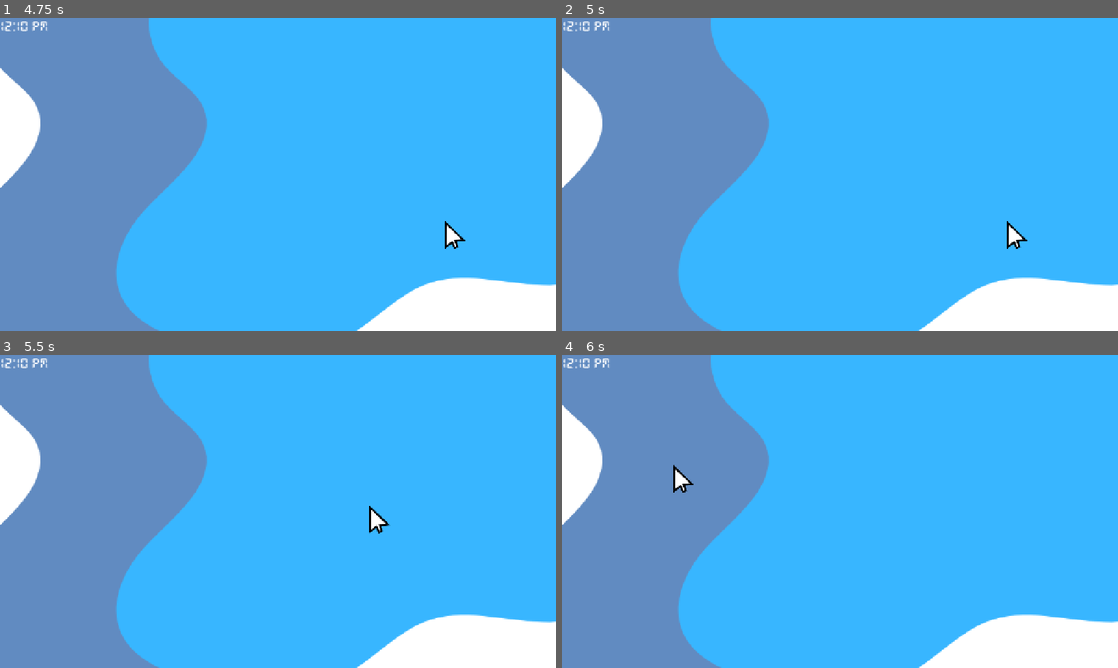
Above: before the commit, frames 1-4 (two rows, left to right).
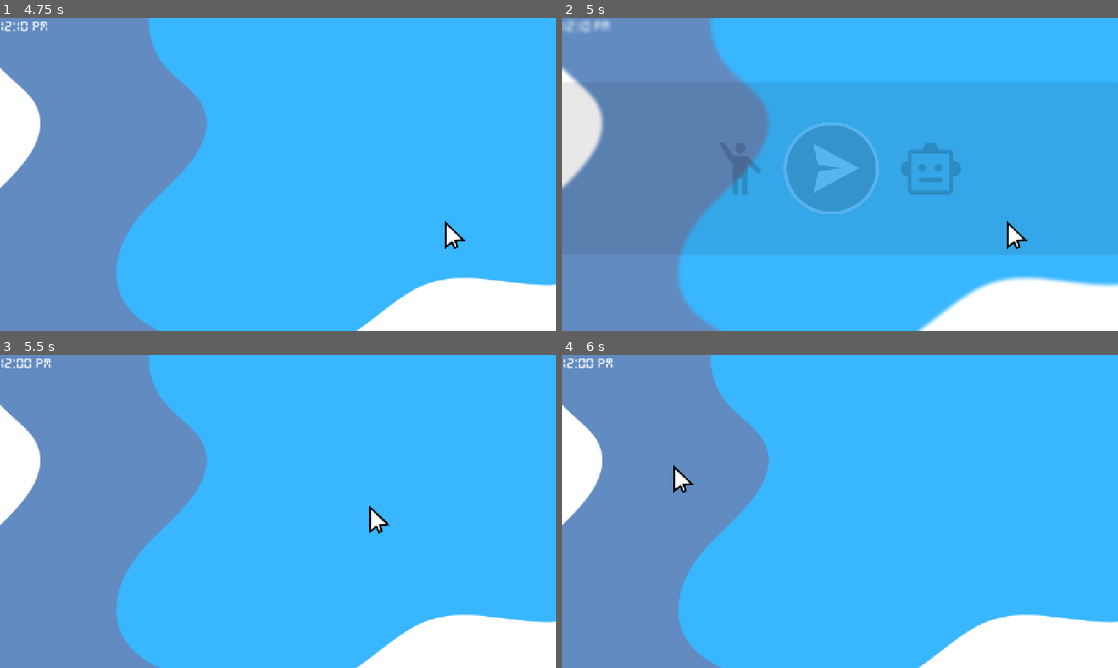
Above: after the commit, the same moments.

Repository: pperezsilva/FairPlayGenAi
Game: Godot game, scene res://escenas/menu.tscn
Two runs of this game, one before a commit and one after it. Both use one fixed random seed, a clock stepped at 60 frames per second and the inputs below. Sound files missing from this copy of the repository are replaced by a short silence.
Inputs (mouse positions are in pixels of both pictures, inside the frame that each line leads up to):
- Up to frame 1 (4.75 s): click "Jugar" at 0.5 s; tap Enter at 1.25, 2.75, 4.25 s; move the mouse to (400, 158) at 1.27 s; tap Space at 2, 3.5 s; move the mouse to (166, 190) at 2.02 s; move the mouse to (333, 105) at 2.77 s; move the mouse to (250, 237) at 3.52 s; move the mouse to (444, 221) at 4.27 s
- Up to frame 2 (5 s): tap Escape (esc, bound only after the commit) at 4.9 s
- Up to frame 3 (5.5 s): click (366, 505) at 5.02 s
- Up to frame 4 (6 s): tap Space at 5.75 s; move the mouse to (673, 464) at 5.77 s

Frame 1 is identical in both runs. In frame 2, 6.6% of the frame differs, in the area x 0-100%, y 0-100%; in frame 3, 0.1%; in frame 4, 0.1%.

Commit message:
Implementacion de Pausa en el Nivel

Diff:
--- a/escenas/cursor.tscn
+++ b/escenas/cursor.tscn
@@ -3,9 +3,12 @@
 [ext_resource type="Script" uid="uid://dbol8aqvc68ji" path="res://scripts/cursor.gd" id="1_awlmt"]
 
 [node name="Cursor" type="CanvasLayer"]
+process_mode = 3
+layer = 100
 script = ExtResource("1_awlmt")
 
 [node name="TextureRectMouse" type="TextureRect" parent="."]
+z_index = 100
 anchors_preset = 8
 anchor_left = 0.5
 anchor_top = 0.5
--- a/escenas/menu.tscn
+++ b/escenas/menu.tscn
@@ -45,6 +45,7 @@
 [sub_resource type="StyleBoxEmpty" id="StyleBoxEmpty_6cq3m"]
 
 [node name="Menu" type="Control"]
+process_mode = 3
 layout_mode = 3
 anchors_preset = 15
 anchor_right = 1.0
--- /dev/null
+++ b/escenas/menu_pausa.tscn
@@ -0,0 +1,137 @@
+[gd_scene load_steps=13 format=3 uid="uid://pgis8iaqgulj"]
+
+[ext_resource type="Texture2D" uid="uid://cg3kk62araxxh" path="res://imagenes/human.png" id="1_b8d1t"]
+[ext_resource type="Script" uid="uid://72elibq1ggn1" path="res://scripts/menu_pausa.gd" id="1_pvenc"]
+[ext_resource type="Shader" uid="uid://df8lx5c0f8g3h" path="res://scripts/menu_pausa.gdshader" id="1_uabni"]
+[ext_resource type="Texture2D" uid="uid://ccf45yybp0sd3" path="res://imagenes/humanGray.png" id="2_d8q0v"]
+[ext_resource type="Texture2D" uid="uid://pakpxiktu5vg" path="res://imagenes/Enviar.png" id="2_tuklk"]
+[ext_resource type="Texture2D" uid="uid://ki4utfky1q23" path="res://imagenes/ia.png" id="3_o72er"]
+[ext_resource type="Texture2D" uid="uid://bsrpptu03w5dc" path="res://imagenes/EnviarGray.png" id="4_uabni"]
+[ext_resource type="Texture2D" uid="uid://w1kx7q0dqdrp" path="res://imagenes/iaGray.png" id="6_d8q0v"]
+
+[sub_resource type="ShaderMaterial" id="ShaderMaterial_pvenc"]
+shader = ExtResource("1_uabni")
+shader_parameter/lod = 0.0
+
+[sub_resource type="Animation" id="Animation_pvenc"]
+length = 0.3
+tracks/0/type = "value"
+tracks/0/imported = false
+tracks/0/enabled = true
+tracks/0/path = NodePath("ColorRect:material:shader_parameter/lod")
+tracks/0/interp = 1
+tracks/0/loop_wrap = true
+tracks/0/keys = {
+"times": PackedFloat32Array(0, 0.3),
+"transitions": PackedFloat32Array(1, 1),
+"update": 0,
+"values": [0.0, 0.800000038]
+}
+tracks/1/type = "value"
+tracks/1/imported = false
+tracks/1/enabled = true
+tracks/1/path = NodePath("PanelContainer:modulate")
+tracks/1/interp = 1
+tracks/1/loop_wrap = true
+tracks/1/keys = {
+"times": PackedFloat32Array(0, 0.3),
+"transitions": PackedFloat32Array(1, 1),
+"update": 0,
+"values": [Color(1, 1, 1, 0), Color(1, 1, 1, 1)]
+}
+
+[sub_resource type="Animation" id="Animation_uabni"]
+resource_name = "blur"
+length = 0.3
+tracks/0/type = "value"
+tracks/0/imported = false
+tracks/0/enabled = true
+tracks/0/path = NodePath("ColorRect:material:shader_parameter/lod")
+tracks/0/interp = 1
+tracks/0/loop_wrap = true
+tracks/0/keys = {
+"times": PackedFloat32Array(0, 0.3),
+"transitions": PackedFloat32Array(1, 1),
+"update": 0,
+"values": [1.0000000475, 0.800000038]
+}
+tracks/1/type = "value"
+tracks/1/imported = false
+tracks/1/enabled = true
+tracks/1/path = NodePath("PanelContainer:modulate")
+tracks/1/interp = 1
+tracks/1/loop_wrap = true
+tracks/1/keys = {
+"times": PackedFloat32Array(0, 0.3),
+"transitions": PackedFloat32Array(1, 1),
+"update": 0,
+"values": [Color(1, 1, 1, 0), Color(1, 1, 1, 1)]
+}
+
+[sub_resource type="AnimationLibrary" id="AnimationLibrary_x31go"]
+_data = {
+&"RESET": SubResource("Animation_pvenc"),
+&"blur": SubResource("Animation_uabni")
+}
+
+[node name="menuPausa" type="Control"]
+process_mode = 3
+layout_mode = 3
+anchors_preset = 15
+anchor_right = 1.0
+anchor_bottom = 1.0
+grow_horizontal = 2
+grow_vertical = 2
+script = ExtResource("1_pvenc")
+
+[node name="ColorRect" type="ColorRect" parent="."]
+material = SubResource("ShaderMaterial_pvenc")
+layout_mode = 1
+anchors_preset = 15
+anchor_right = 1.0
+anchor_bottom = 1.0
+grow_horizontal = 2
+grow_vertical = 2
+
+[node name="PanelContainer" type="PanelContainer" parent="."]
+modulate = Color(1, 1, 1, 0)
+layout_mode = 1
+anchors_preset = 15
+anchor_right = 1.0
+anchor_bottom = 1.0
+offset_top = 147.0
+offset_bottom = -175.0
+grow_horizontal = 2
+grow_vertical = 2
+
+[node name="HBoxContainer" type="HBoxContainer" parent="PanelContainer"]
+layout_mode = 2
+theme_override_constants/separation = 50
+alignment = 1
+
+[node name="TextureButtonExit" type="TextureButton" parent="PanelContainer/HBoxContainer"]
+layout_mode = 2
+texture_normal = ExtResource("1_b8d1t")
+texture_hover = ExtResource("2_d8q0v")
+stretch_mode = 5
+
+[node name="TextureButtonPlay" type="TextureButton" parent="PanelContainer/HBoxContainer"]
+layout_mode = 2
+texture_normal = ExtResource("2_tuklk")
+texture_hover = ExtResource("4_uabni")
+stretch_mode = 5
+
+[node name="TextureButtonRestart" type="TextureButton" parent="PanelContainer/HBoxContainer"]
+layout_mode = 2
+texture_normal = ExtResource("3_o72er")
+texture_hover = ExtResource("6_d8q0v")
+stretch_mode = 5
+
+[node name="AnimationPlayer" type="AnimationPlayer" parent="."]
+libraries = {
+&"": SubResource("AnimationLibrary_x31go")
+}
+
+[connection signal="pressed" from="PanelContainer/HBoxContainer/TextureButtonExit" to="." method="_on_texture_button_exit_pressed"]
+[connection signal="pressed" from="PanelContainer/HBoxContainer/TextureButtonPlay" to="." method="_on_texture_button_play_pressed"]
+[connection signal="pressed" from="PanelContainer/HBoxContainer/TextureButtonRestart" to="." method="_on_texture_button_restart_pressed"]
--- a/escenas/nivel.tscn
+++ b/escenas/nivel.tscn
@@ -1,10 +1,11 @@
-[gd_scene load_steps=6 format=3 uid="uid://pvm6hb4e1f6l"]
+[gd_scene load_steps=7 format=3 uid="uid://pvm6hb4e1f6l"]
 
 [ext_resource type="Script" uid="uid://c4nomi2i1qqi5" path="res://scripts/nivel.gd" id="1_rmw23"]
 [ext_resource type="Texture2D" uid="uid://beusa6lgul7dl" path="res://imagenes/bgNivel.png" id="2_ul41a"]
 [ext_resource type="PackedScene" uid="uid://derolybto7u3m" path="res://escenas/reloj.tscn" id="2_xkxn8"]
 [ext_resource type="AudioStream" uid="uid://v0qjhoak2wh2" path="res://sonidos/musica/studyTime.wav" id="3_xkxn8"]
 [ext_resource type="PackedScene" uid="uid://bf8s6rpn0p4ci" path="res://escenas/musicaNivel.tscn" id="5_wddsb"]
+[ext_resource type="PackedScene" uid="uid://pgis8iaqgulj" path="res://escenas/menu_pausa.tscn" id="6_w5orq"]
 
 [node name="Nivel" type="Control"]
 layout_mode = 3
@@ -34,3 +35,7 @@
 stream = ExtResource("3_xkxn8")
 
 [node name="MusicaNivel" parent="." instance=ExtResource("5_wddsb")]
+
+[node name="CanvasLayer" type="CanvasLayer" parent="."]
+
+[node name="menuPausa" parent="CanvasLayer" instance=ExtResource("6_w5orq")]
--- a/project.godot
+++ b/project.godot
@@ -25,3 +25,11 @@
 window/size/viewport_width=1280
 window/size/viewport_height=720
 window/stretch/mode="canvas_items"
+
+[input]
+
+esc={
+"deadzone": 0.2,
+"events": [Object(InputEventKey,"resource_local_to_scene":false,"resource_name":"","device":0,"window_id":0,"alt_pressed":false,"shift_pressed":false,"ctrl_pressed":false,"meta_pressed":false,"pressed":false,"keycode":0,"physical_keycode":4194305,"key_label":0,"unicode":0,"location":0,"echo":false,"script":null)
+]
+}
--- /dev/null
+++ b/scripts/menu_pausa.gd
@@ -0,0 +1,41 @@
+extends Control
+
+func resume():
+	get_tree().paused = false
+	$AnimationPlayer.play_backwards("blur")
+	hide()
+
+func pause():
+	get_tree().paused = true
+	$AnimationPlayer.play("blur")
+	show()
+
+func testEsc():
+	if Input.is_action_just_pressed("esc") and get_tree().paused == false:
+		pause()
+	elif Input.is_action_just_pressed("esc") and get_tree().paused:
+		resume()
+
+# Called when the node enters the scene tree for the first time.
+func _ready() -> void:
+	hide()
+
+
+# Called every frame. 'delta' is the elapsed time since the previous frame.
+func _process(delta: float) -> void:
+	testEsc()
+
+
+func _on_texture_button_exit_pressed() -> void:
+	resume()
+	get_tree().change_scene_to_file("res://escenas/menu.tscn")
+
+
+func _on_texture_button_play_pressed() -> void:
+	resume()
+
+
+
+func _on_texture_button_restart_pressed() -> void:
+	resume()
+	get_tree().reload_current_scene()
--- /dev/null
+++ b/scripts/menu_pausa.gdshader
@@ -0,0 +1,14 @@
+shader_type canvas_item;
+uniform sampler2D SCREEN_TEXTURE: hint_screen_texture, filter_linear_mipmap;
+
+uniform float lod: hint_range(0.0, 5) = 0.0;
+
+void fragment() {
+	vec4 color = texture(SCREEN_TEXTURE, SCREEN_UV, lod);
+	COLOR = color;
+}
+
+//void light() {
+//	// Called for every pixel for every light affecting the CanvasItem.
+//	// Uncomment to replace the default light processing function with this one.
+//}
Binary file added: imagenes/EnviarGray.png
Not shown, added: imagenes/EnviarGray.png.import
Binary file added: imagenes/humanGray.png
Not shown, added: imagenes/humanGray.png.import
Binary file added: imagenes/iaGray.png
Not shown, added: imagenes/iaGray.png.import
Not shown, added: scripts/menu_pausa.gd.uid
Not shown, added: scripts/menu_pausa.gdshader.uid
